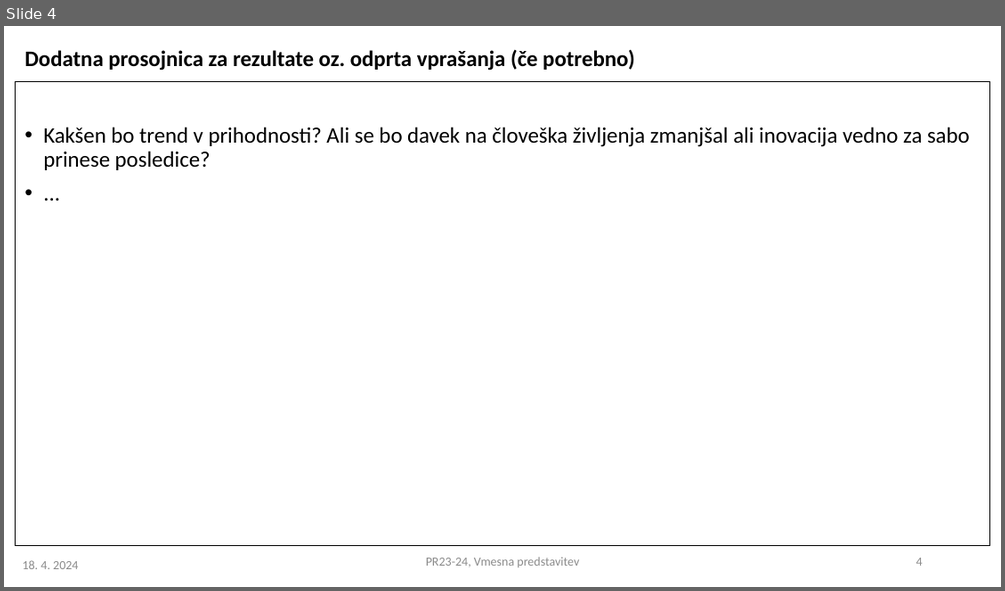
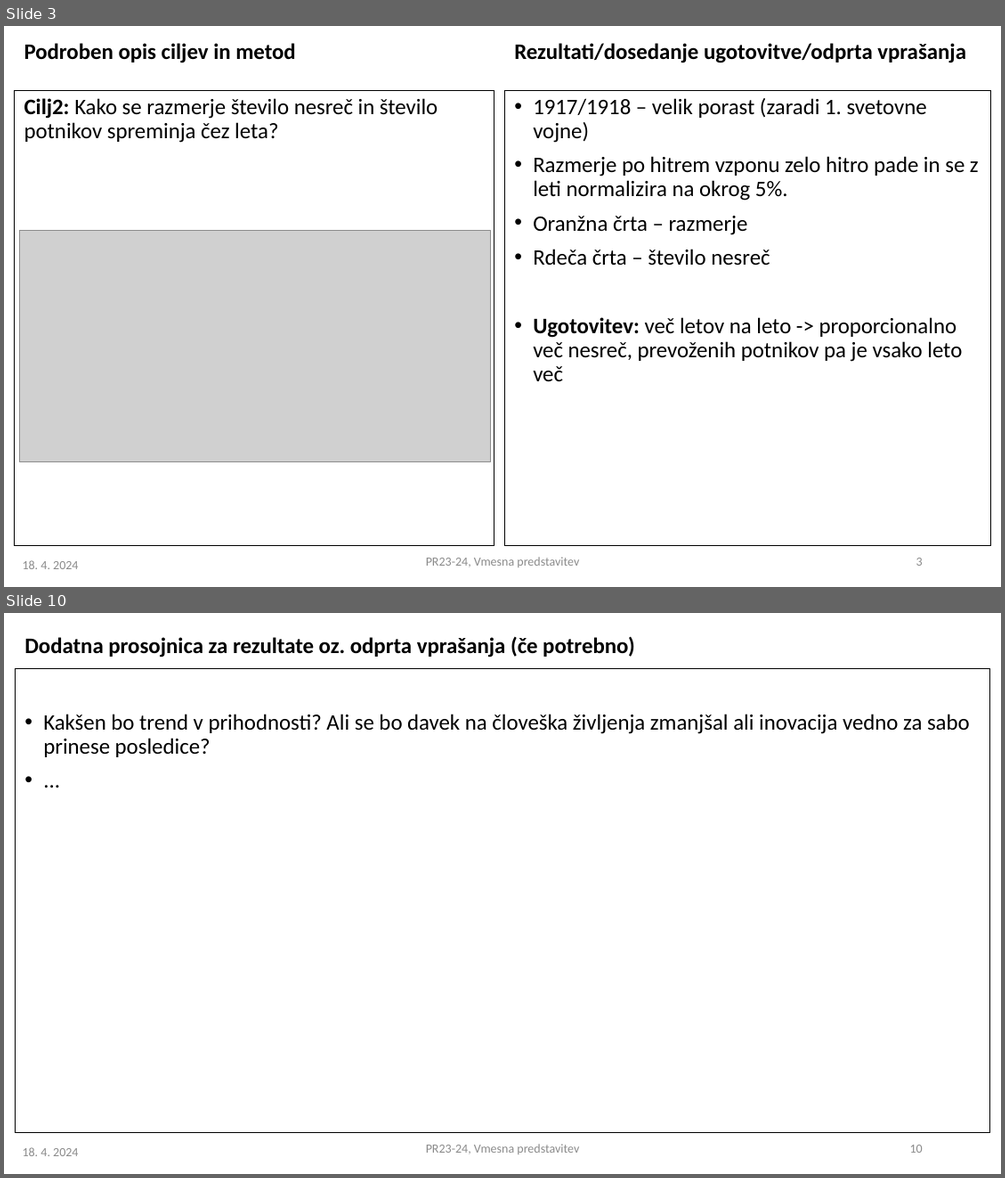
Before and after one commit to aljaztravnik/PR24ATJSBDKJNK, a slide deck: PR2023-24_vmesna_7.pptx. Shown one above the other, each under a label of ours: slide 4 before the commit, slides 3 and 10 after it; the slides between them are not shown. The pictures are 1005x591 and 1005x1178 pixels, drawn with LibreOffice and Linux fonts; fonts in the diff are those of the drawing; grey boxes stand for pictures. Boxes give left, top, right and bottom in pixels: in the first picture for what was removed or moved away, otherwise in the second. Text is boxed around its words. In the diff, an @@ line names an element or a change of style, - is before the commit and + after.

Commit message:
predstavitev

```diff
--- a/PR2023-24_vmesna_7.pptx
+++ b/PR2023-24_vmesna_7.pptx
@@ slide 3 added at (x1=4, y1=26, x2=1001, y2=587), background #FFFFFF @@
@@ text added at (x1=24, y1=43, x2=296, y2=63), 16 pt, text #000000, bold @@
+Podroben opis ciljev in metod
@@ text added at (x1=514, y1=43, x2=966, y2=63), 16 pt, text #000000, bold @@
+Rezultati/dosedanje ugotovitve/odprta vprašanja
@@ text added at (x1=14, y1=90, x2=494, y2=546), outline #000000 0.75 pt, 16 pt, text #000000 @@
+Cilj2: Kako se razmerje število nesreč in število potnikov spreminja čez leta?
@@ text added at (x1=504, y1=90, x2=991, y2=546), outline #000000 0.75 pt, 16 pt, text #000000 @@
+• 1917/1918 – velik porast (zaradi 1. svetovne vojne)
+• Razmerje po hitrem vzponu zelo hitro pade in se z leti normalizira na okrog 5%.
+• Oranžna črta – razmerje
+• Rdeča črta – število nesreč
+• Ugotovitev: več letov na leto -> proporcionalno več nesreč, prevoženih potnikov pa je vsako leto več
@@ picture added at (x1=20, y1=231, x2=491, y2=461) @@
@@ text added at (x1=426, y1=556, x2=579, y2=567), 9 pt, text #8C8C8C @@
+PR23-24, Vmesna predstavitev
@@ page number added at (x1=916, y1=557, x2=922, y2=565), 9 pt, text #8C8C8C @@
+3
@@ text added at (x1=23, y1=560, x2=78, y2=569), 9 pt, text #8C8C8C @@
+18. 4. 2024
@@ what was slide 4 is now slide 10 @@
@@ page number at (x1=910, y1=1144, x2=922, y2=1152): text changed @@
-4
+10
```
Also in this commit, not shown: 3 slides changed, 5 other slides added, 1 other file.
